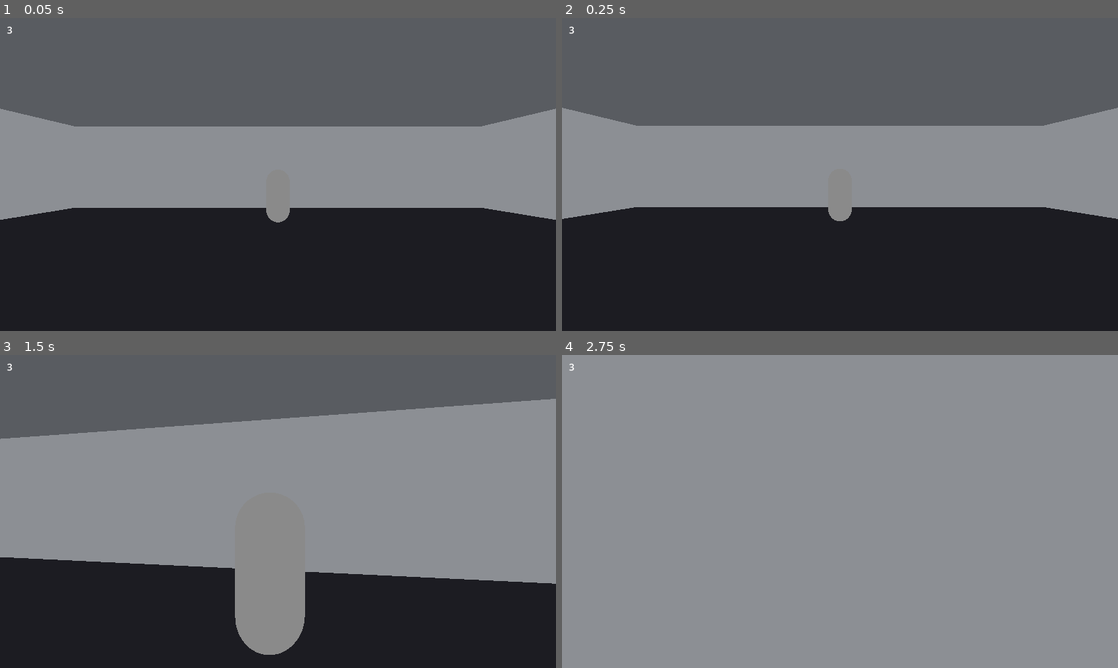
Above: before the commit, frames 1-4 (two rows, left to right).
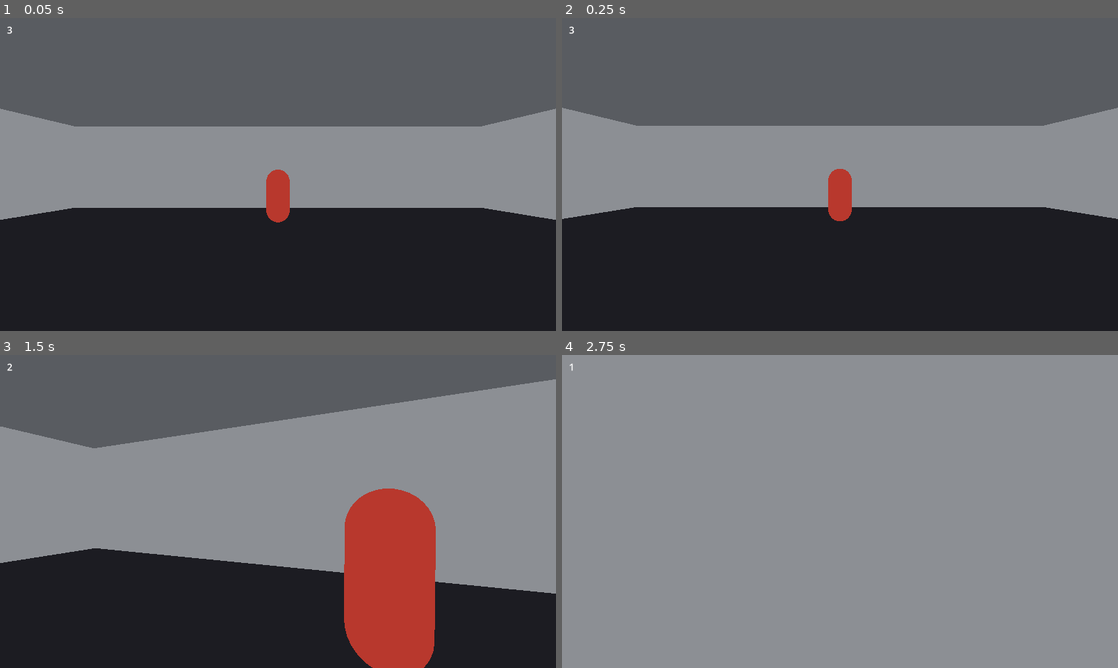
Above: after the commit, the same moments.

Repository: zachmofo/fps-studio
Game: Godot game, scene res://scenes/main.tscn
Same seed, same stepped clock (60 frames per second), same inputs: the game is played once before the commit and once after it.
Inputs (mouse positions are in pixels of both pictures, inside the frame that each line leads up to):
- Up to frame 1 (0.05 s): no input
- Up to frame 2 (0.25 s): no input
- Up to frame 3 (1.5 s): tap Enter at 0.5 s; move the mouse to (305, 511) at 0.52 s; press the mouse at (305, 511) at 0.53 s; hold W (move_forward) from 0.53 s (still down); move the mouse to (250, 511) at 1.27 s; release the mouse at (250, 511) at 1.28 s; click (250, 511) at 1.35 s
- Up to frame 4 (2.75 s): keep holding W (move_forward); move the mouse to (851, 505) at 2.02 s; press the mouse at (851, 505) at 2.03 s

The runs differ from the first frame. In frame 1, 0.6% of the frame differs, in the area x 47-53%, y 48-66%; in frame 2, 0.6%; in frame 3, 16%, in the area x 0-100%, y 3-100%; in frame 4, less than 0.1%.
Error before the commit: Parse Error: Cannot infer the type of "target" variable because the value doesn't have a set type. (res://scripts/dummy.gd:65)

Commit message:
I1-7 I1-9: dummy types and rust-red mesh

Diff:
--- a/scenes/dummy.tscn
+++ b/scenes/dummy.tscn
@@ -1,8 +1,13 @@
-[gd_scene load_steps=4 format=3]
+[gd_scene load_steps=5 format=3]
 
 [ext_resource type="Script" path="res://scripts/dummy.gd" id="1_dummy"]
 
+[sub_resource type="StandardMaterial3D" id="Mat_dummy"]
+shading_mode = 0
+albedo_color = Color(0.72, 0.22, 0.18, 1)
+
 [sub_resource type="CapsuleMesh" id="CapsuleMesh_dummy"]
+material = SubResource("Mat_dummy")
 radius = 0.4
 height = 1.8
 
--- a/scripts/dummy.gd
+++ b/scripts/dummy.gd
@@ -3,11 +3,11 @@
 const MAX_HP := 3
 const FIRE_INTERVAL := 1.0
 const WORLD_AND_PLAYER := 1 | 2
+const BASE_COLOR := Color(0.72, 0.22, 0.18)
 
 var hp: int = MAX_HP
 var _alive: bool = true
 var _acc: float = 0.0
-var _base_color: Color = Color(0.72, 0.22, 0.18)
 
 @onready var _mesh: MeshInstance3D = $MeshInstance3D
 @onready var _col: CollisionShape3D = $CollisionShape3D
@@ -15,10 +15,7 @@
 
 func _ready() -> void:
 	add_to_group("dummy")
-	var mat := StandardMaterial3D.new()
-	mat.shading_mode = BaseMaterial3D.SHADING_MODE_UNSHADED
-	mat.albedo_color = _base_color
-	_mesh.set_surface_override_material(0, mat)
+	_ensure_mat(BASE_COLOR)
 
 
 func receive_hit() -> void:
@@ -42,7 +39,7 @@
 	_acc = 0.0
 	_mesh.visible = true
 	_col.disabled = false
-	_set_albedo(_base_color)
+	_set_albedo(BASE_COLOR)
 
 
 func _physics_process(delta: float) -> void:
@@ -55,14 +52,16 @@
 
 
 func _return_fire() -> void:
-	var players := get_tree().get_nodes_in_group("player")
+	var players: Array = get_tree().get_nodes_in_group("player")
 	if players.is_empty():
 		return
-	var player = players[0]
-	if not player.has_method("is_alive") or not player.is_alive():
+	var body := players[0] as Node3D
+	if body == null:
 		return
-	var from := global_position + Vector3(0.0, 1.4, 0.0)
-	var target := player.global_position + Vector3(0.0, 1.6, 0.0)
+	if not body.has_method("is_alive") or not body.is_alive():
+		return
+	var from: Vector3 = global_position + Vector3(0.0, 1.4, 0.0)
+	var target: Vector3 = body.global_position + Vector3(0.0, 1.6, 0.0)
 	var space := get_world_3d().direct_space_state
 	var q := PhysicsRayQueryParameters3D.create(from, target)
 	q.exclude = [get_rid()]
@@ -70,18 +69,25 @@
 	var hit := space.intersect_ray(q)
 	if hit.is_empty():
 		return
-	if hit.get("collider") == player and player.has_method("take_damage"):
-		player.take_damage(1)
+	if hit.get("collider") == body and body.has_method("take_damage"):
+		body.take_damage(1)
 
 
 func _flash() -> void:
 	_set_albedo(Color(1, 1, 1))
 	await get_tree().create_timer(0.08).timeout
 	if _alive:
-		_set_albedo(_base_color)
+		_set_albedo(BASE_COLOR)
+
+
+func _ensure_mat(c: Color) -> void:
+	var mat := _mesh.get_surface_override_material(0)
+	if mat == null:
+		mat = StandardMaterial3D.new()
+		mat.shading_mode = BaseMaterial3D.SHADING_MODE_UNSHADED
+		_mesh.set_surface_override_material(0, mat)
+	mat.albedo_color = c
 
 
 func _set_albedo(c: Color) -> void:
-	var mat = _mesh.get_surface_override_material(0)
-	if mat:
-		mat.albedo_color = c
+	_ensure_mat(c)
--- a/scripts/main.gd
+++ b/scripts/main.gd
@@ -9,7 +9,8 @@
 
 func _ready() -> void:
 	_player.died.connect(_on_player_died)
-	_player.respawn_at(_spawn_origin())
+	_player.global_position = _spawn_origin()
+	Input.mouse_mode = Input.MOUSE_MODE_VISIBLE
 
 
 func _spawn_origin() -> Vector3:
@@ -20,5 +21,6 @@
 
 func _on_player_died() -> void:
 	await get_tree().create_timer(1.0).timeout
-	_player.respawn_at(_spawn_origin())
-	_dummy.reset()
+	_player.respawn_at(_spawn_origin(), true)
+	if _dummy.has_method("reset"):
+		_dummy.reset()
